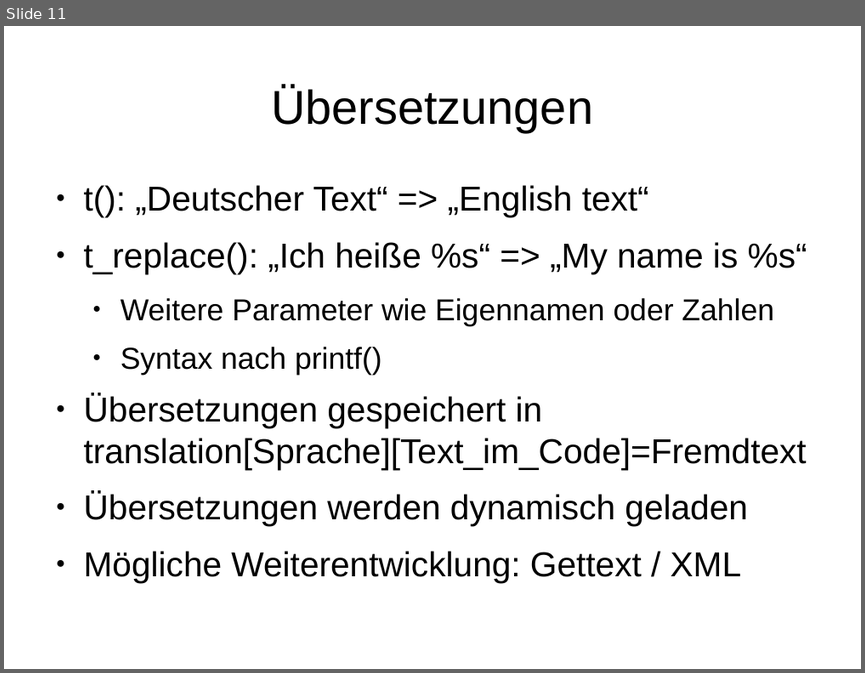
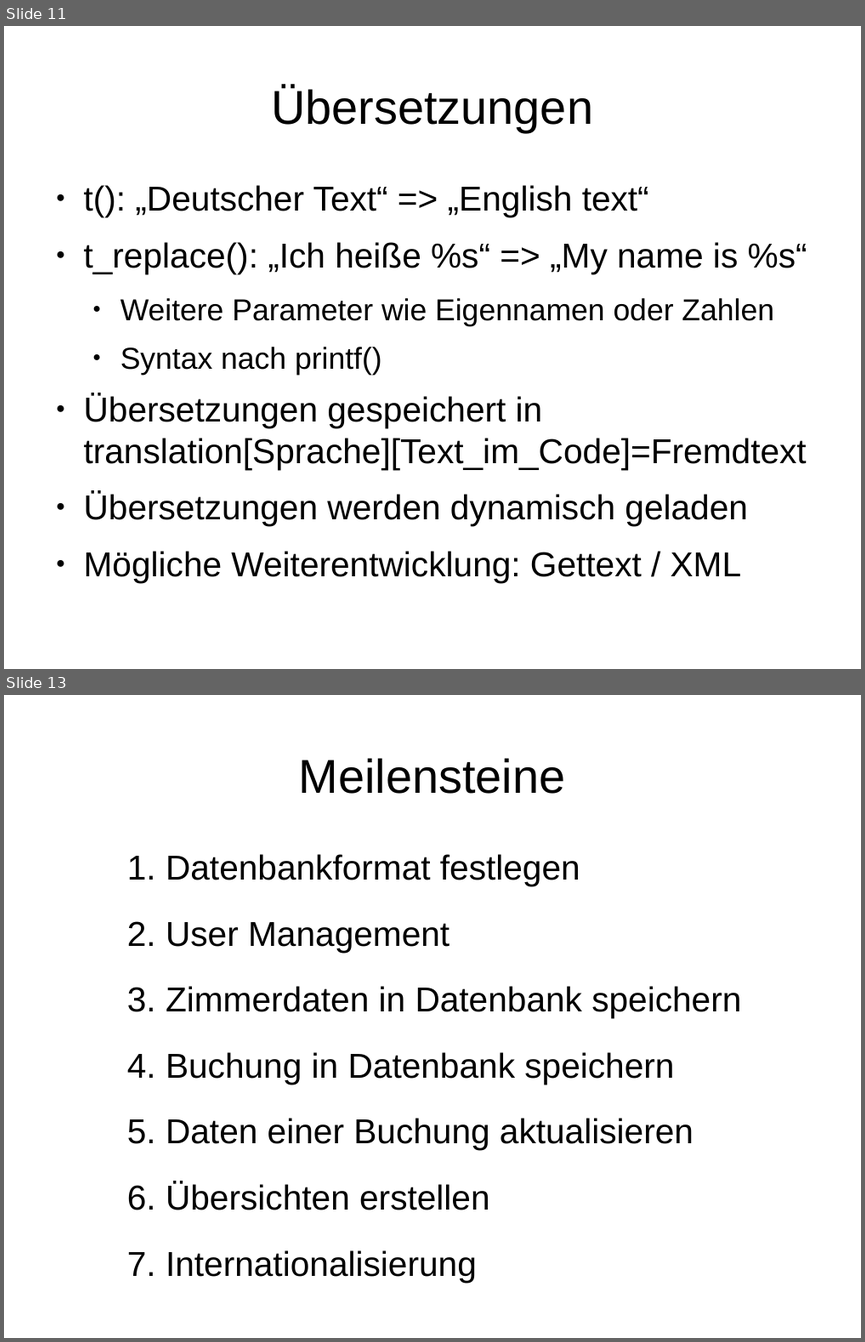
Before and after one commit to dboehmer/hotelres, a slide deck: res/presentation/presentation.odp. Shown one above the other, each under a label of ours: slide 11 before the commit, slides 11 and 13 after it; the slides between them are not shown. The pictures are 865x673 and 865x1342 pixels, drawn with LibreOffice and Linux fonts; fonts in the diff are those of the drawing; background and template pictures are left out. Boxes give left, top, right and bottom in pixels: in the first picture for what was removed or moved away, otherwise in the second. Text is boxed around its words. In the diff, an @@ line names an element or a change of style, - is before the commit and + after.

```diff
--- a/res/presentation/presentation.odp
+++ b/res/presentation/presentation.odp
@@ slide 13 added at bbox=[4, 695, 861, 1338], background picture (left out) @@
@@ title added at bbox=[299, 758, 566, 794], 44 pt, text #000000 @@
+Meilensteine
@@ text added at bbox=[166, 854, 741, 1281], 32 pt, text #000000 @@
+1. Datenbankformat festlegen
+2. User Management
+3. Zimmerdaten in Datenbank speichern
+4. Buchung in Datenbank speichern
+5. Daten einer Buchung aktualisieren
+6. Übersichten erstellen
+7. Internationalisierung
```
Also in this commit, not shown: 5 other slides added.
